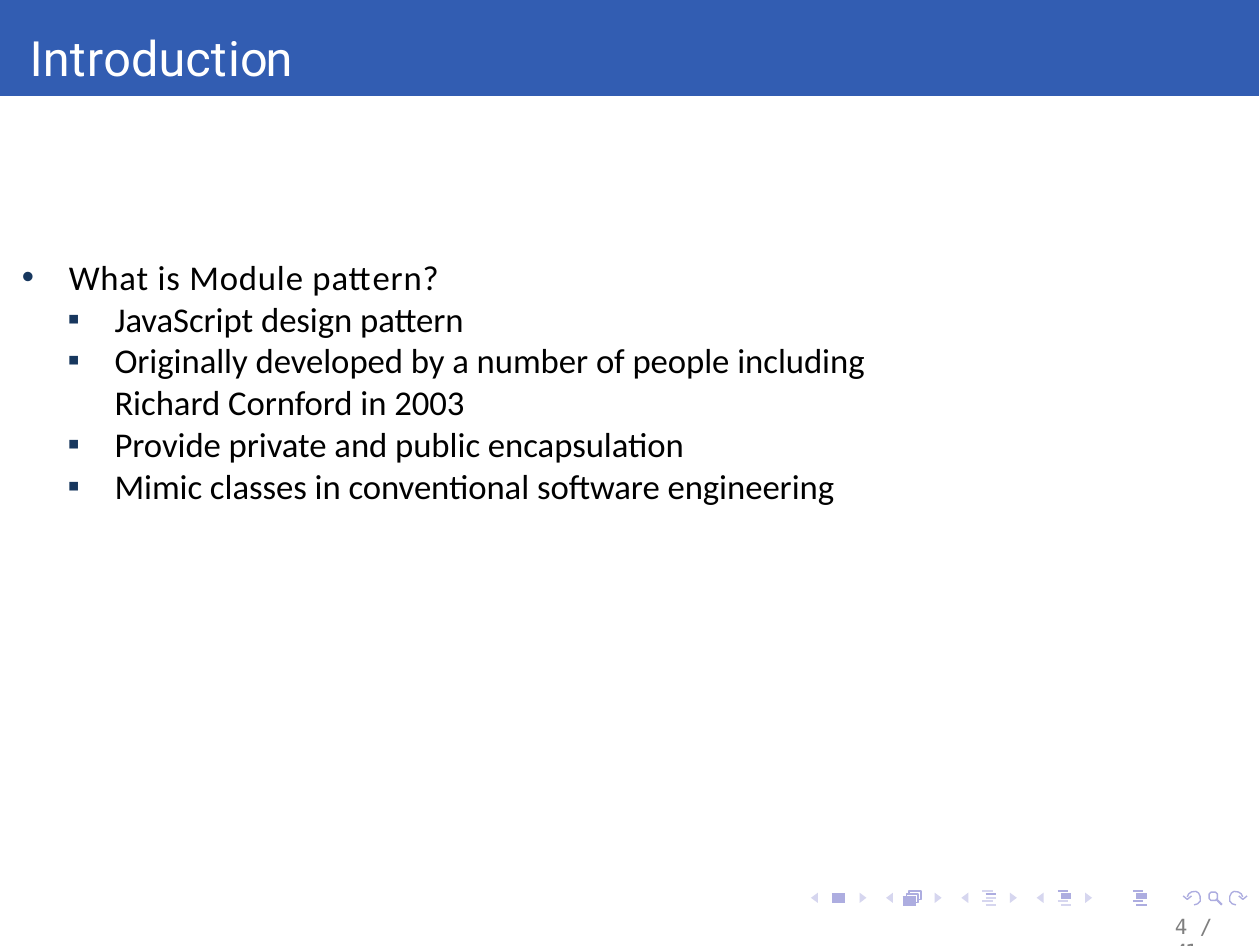
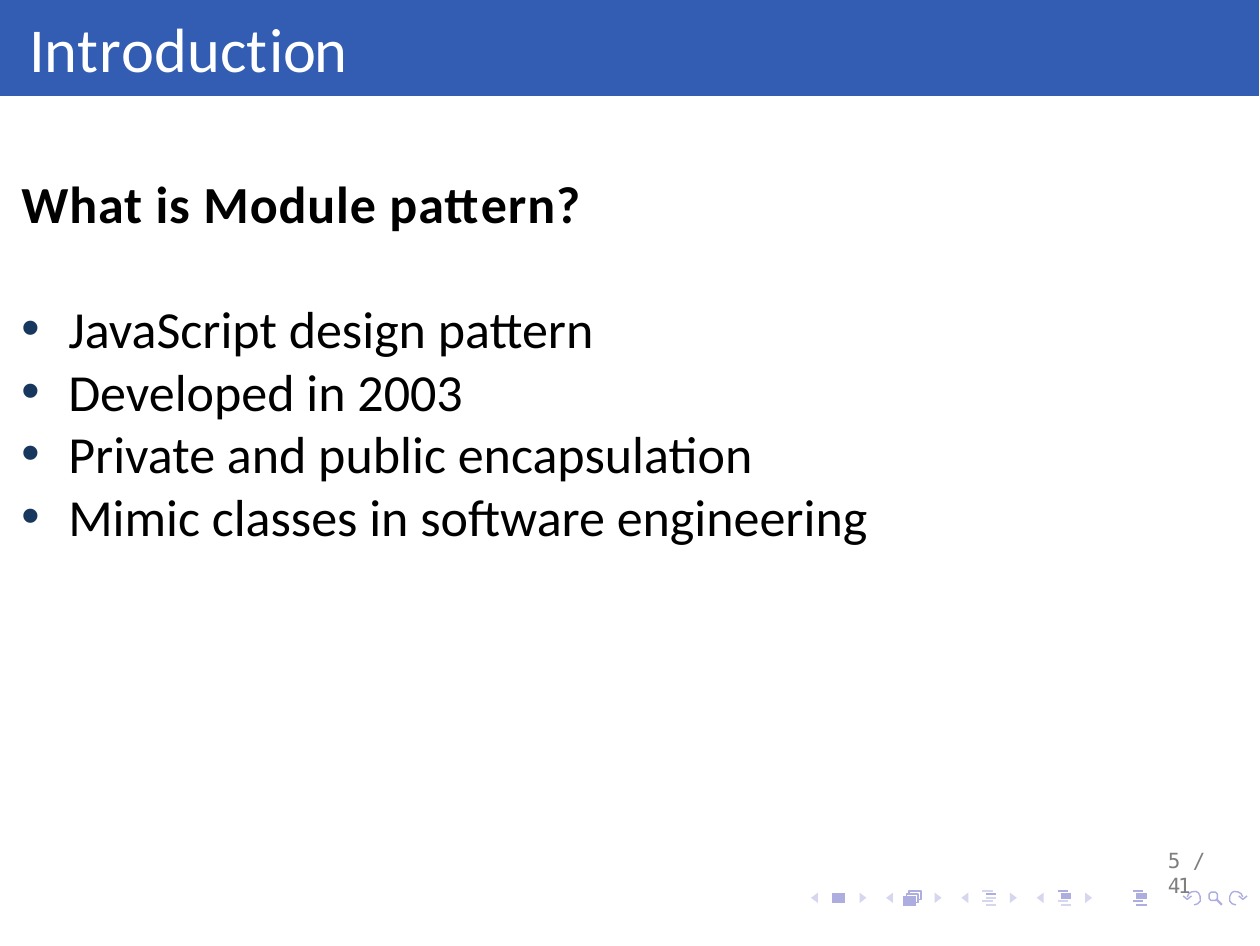
Before and after one commit to daFischer/Javascript-Seminar, a slide deck: slide 5 of Module Pattern - 2 version.pptx (slide 4 before the commit). Drawn at 1260x946 pixels with LibreOffice and Linux fonts; fonts in the diff are those of the drawing; background and template pictures are left out. Boxes give left, top, right and bottom in pixels: in the first picture for what was removed or moved away, otherwise in the second. Text is boxed around its words. In the diff, an @@ line names an element or a change of style, - is before the commit and + after.

Commit message:
Changed the font size and added pictures

```diff
--- a/Module Pattern - 2 version.pptx
+++ b/Module Pattern - 2 version.pptx
@@ text "What is Module pattern?": place and size @@
-text "What is Module pattern?" at <box>69,266,864,505</box>
+text "What is Module pattern?" at <box>21,186,868,545</box>
@@ title "Introduction": place and size @@
-title "Introduction" at <box>30,39,293,77</box>
+title "Introduction" at <box>29,28,347,73</box>
@@ title "Introduction" at <box>29,28,347,73</box>: size 14 to 18 pt, font Roboto to Calibri @@
@@ text at <box>21,186,594,357</box>: size 10 to 15 pt in "What is Module pattern?", "JavaScript design pattern"; bold on in "What is Module pattern?"; bullet • to none; bullet ▪ to •; list level 2 to 1 in "JavaScript design pattern" @@
@@ text at <box>68,375,868,545</box>: text changed; size 10 to 15 pt @@
-  ▪ Originally developed by a number of people including Richard Cornford in 2003
-  ▪ Provide private and public encapsulation
-  ▪ Mimic classes in conventional software engineering
+• Developed in 2003
+• Private and public encapsulation
+• Mimic classes in software engineering
@@ page number at <box>1168,853,1191,898</box>: text changed @@
-4 / 41
+5 / 41
```
Also in this commit, not shown: 9 other slides changed, 3 slides added.
